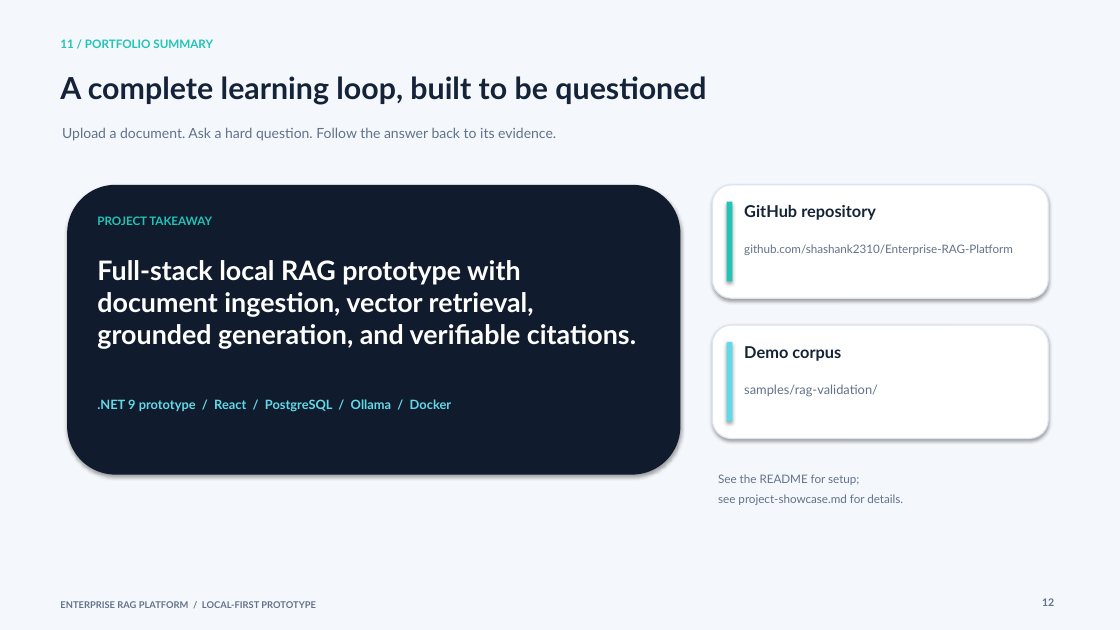
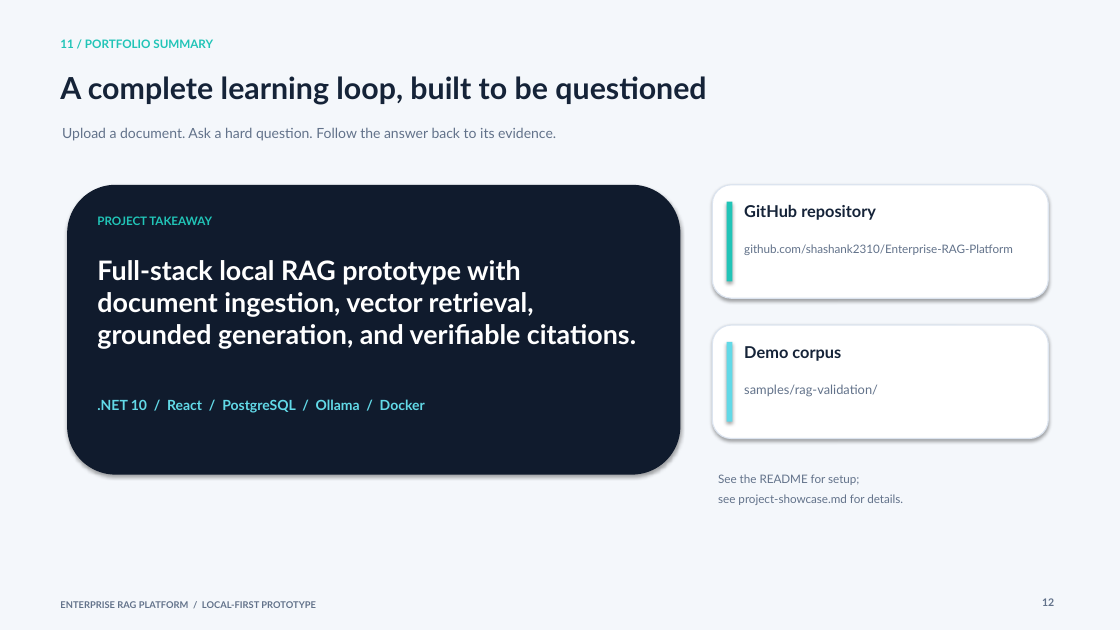
Before and after one commit to shashank2310/Enterprise-RAG-Platform, a slide deck: slide 12 of docs/enterprise-rag-showcase.pptx. Drawn at 1120x630 pixels with LibreOffice and Linux fonts; fonts in the diff are those of the drawing. Boxes give left, top, right and bottom in pixels: in the first picture for what was removed or moved away, otherwise in the second. Text is boxed around its words. In the diff, an @@ line names an element or a change of style, - is before the commit and + after.

```diff
--- a/docs/enterprise-rag-showcase.pptx
+++ b/docs/enterprise-rag-showcase.pptx
@@ text at [97, 399, 425, 413]: text changed; size 11 to 12 pt @@
-.NET 9 prototype / React / PostgreSQL / Ollama / Docker
+.NET 10 / React / PostgreSQL / Ollama / Docker
```
Also in this commit, not shown: 2 other slides changed, 11 other files.
